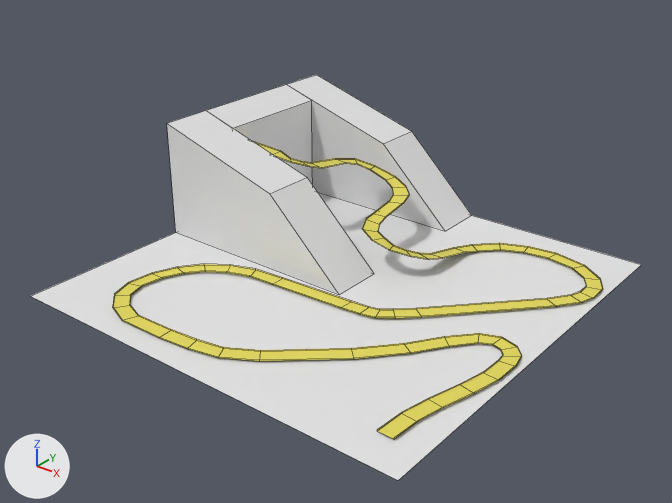
Renders of the Blender file blender/Terrain.blend from each side of a commit.
Rendered twice from a camera (50 mm lens) standing at (644.0, -825.0, 546.0) and looking at (9.0, -32.0, 55.0). The lights are fixed; the arrows at lower left show +X, +Y and +Z. Mesh edges are drawn as thin lines.
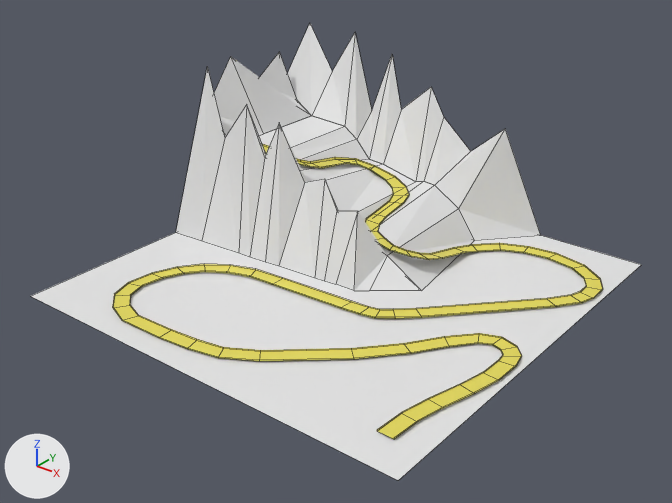
Changed parts and their boxes [x1, y1, x2, y2] in the pictures (672 x 503 px):
'Cube', reshaped (36% wider, 38% taller)
    before: [286, 75, 472, 231]
    after: [287, 24, 540, 240]
'Cube.001', reshaped (19% wider, 22% taller)
    before: [167, 111, 374, 295]
    after: [176, 66, 422, 291]
'Cube.003', added
    after: [259, 116, 475, 290]
'Cube.002', reshaped
    before: [206, 85, 313, 185]
    after: [214, 52, 312, 135]

Diff of the bpy script that builds the scene:
```diff
--- a/blender/Terrain.blend.py
+++ b/blender/Terrain.blend.py
@@ me_cube_005 @@
-me_cube_005.from_pydata(...)  # 8 vertices, 6 faces; spans x -25.0..268.0, y -47.0..25.0, z -25.0..135.0
+me_cube_005.from_pydata(...)  # 24 vertices, 14 faces; spans x -25.0..379.0, y -57.0..25.0, z -25.0..220.0
+# me_cube_005 part 1
+# 3 vertices are removed from x 157.0..268.0, y -47.0..25.0, z -25.0..80.0
+# 5 faces are deleted
+# 3 vertices move from x -25.0..268.0, y -47.0..25.0, z -25.0..135.0 to x -25.0..316.0, y -57.0..3.0, z -25.0..220.0
+# 19 vertices are added at x 25.0..379.0, y -47.0..25.0, z -25.0..220.0
+# 13 new faces join them
@@ me_cube_007 @@
-me_cube_007.from_pydata(...)  # 8 vertices, 6 faces; spans x -25.0..268.0, y -47.0..25.0, z -25.0..135.0
+me_cube_007.from_pydata(...)  # 32 vertices, 23 faces, 2 loose edges; spans x -25.0..341.0, y -47.0..25.0, z -25.0..206.0
+# me_cube_007 part 2
+# 4 vertices are removed from x 157.0..268.0, y -47.0..25.0, z -25.0..80.0
+# 5 faces are deleted
+# 1 vertex moves from x -25.0, y -47.0, z 135.0 to x 5.0, y 4.0, z 206.0
+# 28 vertices are added at x 24.0..341.0, y -44.0..25.0, z -25.0..170.0
+# 2 loose edges are added
+# 22 new faces join them
@@ me_cube_008 @@
 me_cube_008.from_pydata(...)  # 8 vertices, 6 faces; spans x -25.0..25.0, y -142.0..25.0, z -25.0..135.0
 # verts and faces of me_cube_008; kept vertices keep their numbers, new ones are numbered from 8
+# me_cube_008 part 3
+delete_faces([(0, 1, 3, 2), (4, 6, 7, 5), (1, 5, 7, 3)])
+verts[3] = (-25.0, 12.0, 187.0)  # moved, pixel (279, 51)
+verts[5] = (25.0, -142.0, 96.0)  # moved
+verts[7] = (0.0, 21.0, 117.0)  # moved, pixel (296, 99)
+verts[8] = (25.0, 25.0, 96.0)  # pixel (311, 115)
+verts[9] = (25.0, -81.0, 95.0)  # pixel (263, 133)
+verts[10] = (-25.0, -89.0, 200.0)  # pixel (230, 56)
+verts[11] = (-31.0, -34.0, 151.0)
+faces += [(0, 1, 10, 11, 3, 2), (4, 6, 7, 8, 9, 5), (3, 11, 8, 7), (8, 11, 10, 9), (1, 5, 9, 10)]
@@ ob_cube_003 @@
+ob_cube_003 = bpy.data.objects.new('Cube.003', me_cube_009)  # 22 vertices, 13 faces; spans x -25.0..291.0, y -47.0..120.0, z -25.0..96.0
+ob_cube_003.location = (-200.0, 83.0, 25.0)
```
